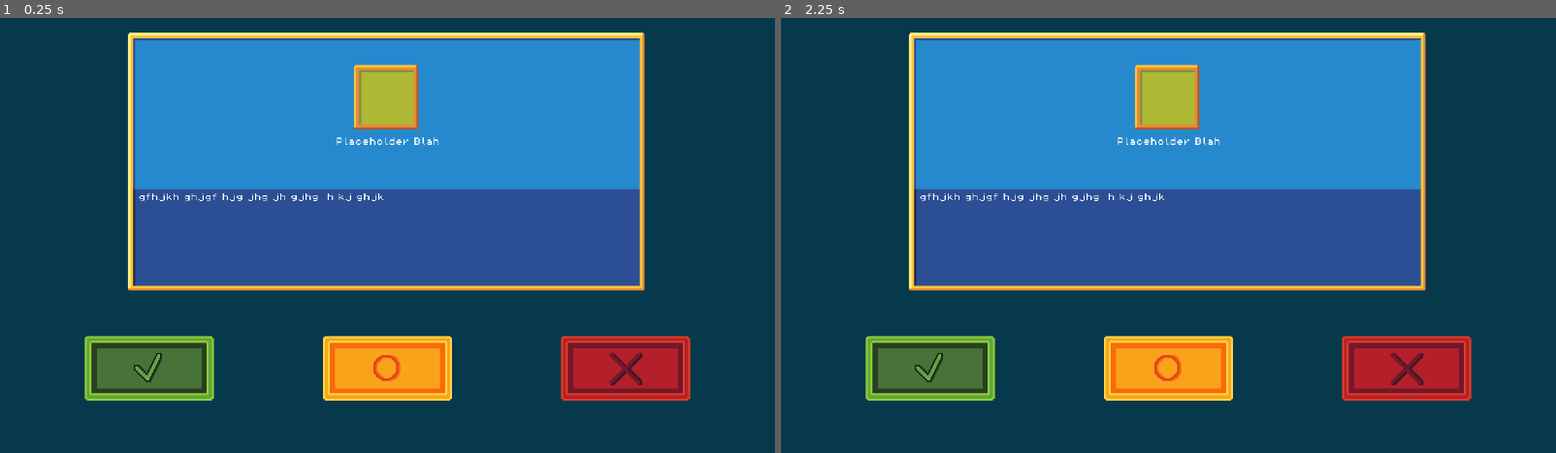
Above: before the commit, frames 1-2 (left to right).
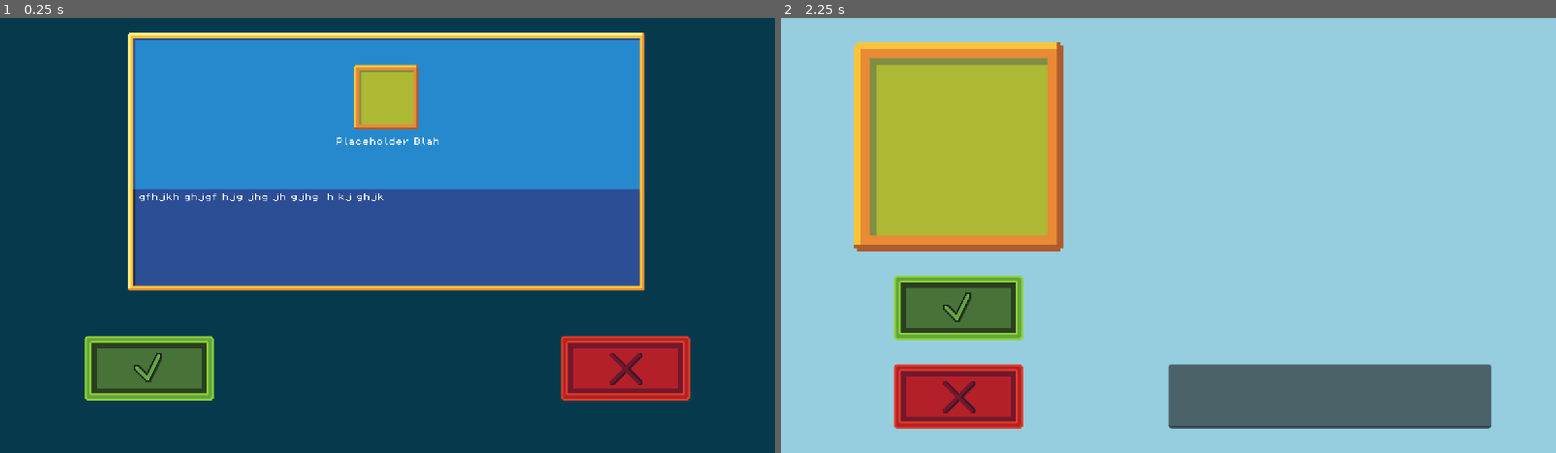
Above: after the commit, the same moments.

Repository: MartinR260/HackTUES11KVK
Game: Godot game, scene res://picktrademenu.tscn
The game is run twice, just before and just after one commit, with the same random seed, the same clock (stepped at 60 frames per second) and the same inputs. This scene is started directly instead of the project's main scene.
Inputs (mouse positions are in pixels of both pictures, inside the frame that each line leads up to):
- Up to frame 1 (0.25 s): no input
- Up to frame 2 (2.25 s): click (1408, 370) at 0.5 s; click (1408, 370) at 1.25 s; click (928, 370) at 2 s

The runs differ from the first frame. In frame 1, 2.5% of the frame differs, in the area x 41-59%, y 73-88%; in frame 2, 100%, in the area x 0-100%, y 0-100%.

Commit message:
Added Chat Trade Scene

Diff:
--- a/hacktues11/AcceptTradeButton.gd
+++ b/hacktues11/AcceptTradeButton.gd
@@ -13,3 +13,7 @@
 func _on_button_up() -> void:
 	audio_player.stream = button_click_sfx.get_stream(randi_range(0, 3))
 	audio_player.play()
+	if get_tree().current_scene.name == "ChatTradeMenu":
+		get_tree().change_scene_to_file("res://PickTradeMenu.tscn")
+	else:
+		get_tree().change_scene_to_file("res://ChatTradeMenu.tscn")
--- /dev/null
+++ b/hacktues11/ChatTradeMenu.tscn
@@ -0,0 +1,53 @@
+[gd_scene load_steps=6 format=3 uid="uid://d2gsondmjm0ra"]
+
+[ext_resource type="Texture2D" uid="uid://c3lm0kq6bdae4" path="res://assets/user-frame.png" id="1_yv5q2"]
+[ext_resource type="Texture2D" uid="uid://4qt7w27wtt6x" path="res://assets/green_button.png" id="2_kyjx3"]
+[ext_resource type="Script" uid="uid://cm3i5qv5wtnl3" path="res://AcceptTradeButton.gd" id="3_unygt"]
+[ext_resource type="Texture2D" uid="uid://dfrjuximsgnhn" path="res://assets/red button.png" id="4_p4c4u"]
+[ext_resource type="Script" uid="uid://dq3i2rwsri0uj" path="res://RejectTradeButton.gd" id="5_pavjr"]
+
+[node name="ChatTradeMenu" type="Node2D"]
+
+[node name="ColorRect" type="ColorRect" parent="."]
+z_index = -1
+offset_left = -1107.0
+offset_top = -797.0
+offset_right = 1058.0
+offset_bottom = 741.0
+color = Color(0.58738, 0.807695, 0.878263, 1)
+
+[node name="TraderIcon" type="TextureRect" parent="."]
+offset_left = -312.0
+offset_top = -192.0
+offset_right = -104.0
+offset_bottom = 16.0
+texture = ExtResource("1_yv5q2")
+
+[node name="TextEdit" type="TextEdit" parent="."]
+offset_top = 128.0
+offset_right = 320.0
+offset_bottom = 192.0
+
+[node name="Camera2D" type="Camera2D" parent="."]
+zoom = Vector2(1.5, 1.5)
+
+[node name="AcceptTrade" type="TextureButton" parent="."]
+offset_left = -272.0
+offset_top = 40.0
+offset_right = -144.0
+offset_bottom = 104.0
+texture_normal = ExtResource("2_kyjx3")
+stretch_mode = 0
+script = ExtResource("3_unygt")
+
+[node name="RejectTrade" type="TextureButton" parent="."]
+offset_left = -272.0
+offset_top = 128.0
+offset_right = -144.0
+offset_bottom = 192.0
+texture_normal = ExtResource("4_p4c4u")
+stretch_mode = 0
+script = ExtResource("5_pavjr")
+
+[connection signal="button_up" from="AcceptTrade" to="AcceptTrade" method="_on_button_up"]
+[connection signal="button_up" from="RejectTrade" to="RejectTrade" method="_on_button_up"]
--- a/hacktues11/RejectTradeButton.gd
+++ b/hacktues11/RejectTradeButton.gd
@@ -13,3 +13,4 @@
 func _on_button_up() -> void:
 	audio_player.stream = button_click_sfx.get_stream(randi_range(0, 3))
 	audio_player.play()
+	get_tree().change_scene_to_file("res://PickTradeMenu.tscn")
--- a/hacktues11/picktrademenu.tscn
+++ b/hacktues11/picktrademenu.tscn
@@ -1,14 +1,12 @@
-[gd_scene load_steps=10 format=3 uid="uid://dg546urm48nit"]
+[gd_scene load_steps=8 format=3 uid="uid://dg546urm48nit"]
 
 [ext_resource type="Texture2D" uid="uid://4qt7w27wtt6x" path="res://assets/green_button.png" id="1_g6ba8"]
 [ext_resource type="Script" uid="uid://cm3i5qv5wtnl3" path="res://AcceptTradeButton.gd" id="2_0t6gn"]
 [ext_resource type="Texture2D" uid="uid://dfrjuximsgnhn" path="res://assets/red button.png" id="2_gppls"]
 [ext_resource type="Texture2D" uid="uid://db8831rxhj1yf" path="res://assets/big-frame.png" id="2_w86nt"]
 [ext_resource type="FontFile" uid="uid://dcdwrx3jwgat" path="res://assets/fonts/PixelOperator8.ttf" id="3_g6ba8"]
-[ext_resource type="Texture2D" uid="uid://443xejgjjxlf" path="res://assets/yellow_button.png" id="3_gppls"]
 [ext_resource type="Texture2D" uid="uid://c3lm0kq6bdae4" path="res://assets/user-frame.png" id="4_gppls"]
 [ext_resource type="Script" uid="uid://dq3i2rwsri0uj" path="res://RejectTradeButton.gd" id="4_l1kfb"]
-[ext_resource type="Script" uid="uid://be1v0wg3snw87" path="res://StartChatButton.gd" id="6_v6ff6"]
 
 [node name="PickTradeMenu" type="Node2D"]
 
@@ -40,15 +38,6 @@
 texture_normal = ExtResource("2_gppls")
 stretch_mode = 0
 script = ExtResource("4_l1kfb")
-
-[node name="StartChat" type="TextureButton" parent="."]
-offset_left = -64.0
-offset_top = 100.0
-offset_right = 64.0
-offset_bottom = 164.0
-texture_normal = ExtResource("3_gppls")
-stretch_mode = 0
-script = ExtResource("6_v6ff6")
 
 [node name="TradeInfo" type="TextureRect" parent="."]
 offset_left = -257.0
@@ -91,4 +80,3 @@
 
 [connection signal="button_up" from="AcceptTrade" to="AcceptTrade" method="_on_button_up"]
 [connection signal="button_up" from="RejectTrade" to="RejectTrade" method="_on_button_up"]
-[connection signal="button_up" from="StartChat" to="StartChat" method="_on_button_up"]
--- a/hacktues11/project.godot
+++ b/hacktues11/project.godot
@@ -11,7 +11,7 @@
 [application]
 
 config/name="HackTUES11"
-run/main_scene="uid://bjrlfhewpghy3"
+run/main_scene="uid://dg546urm48nit"
 config/features=PackedStringArray("4.4", "Forward Plus")
 config/icon="res://icon.svg"
 
